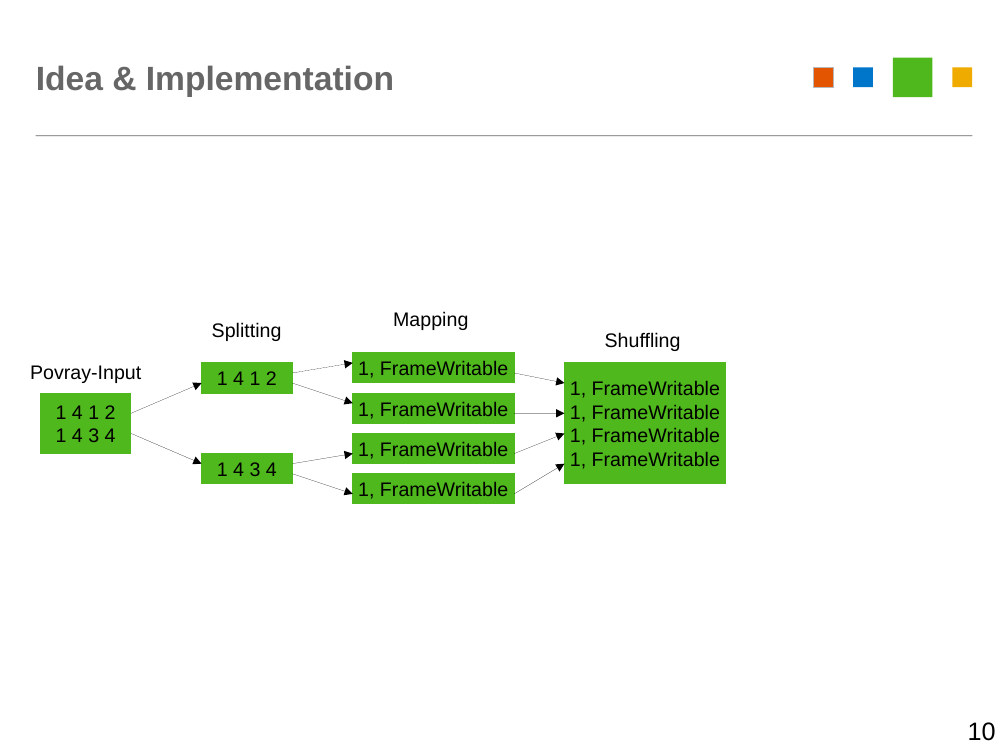
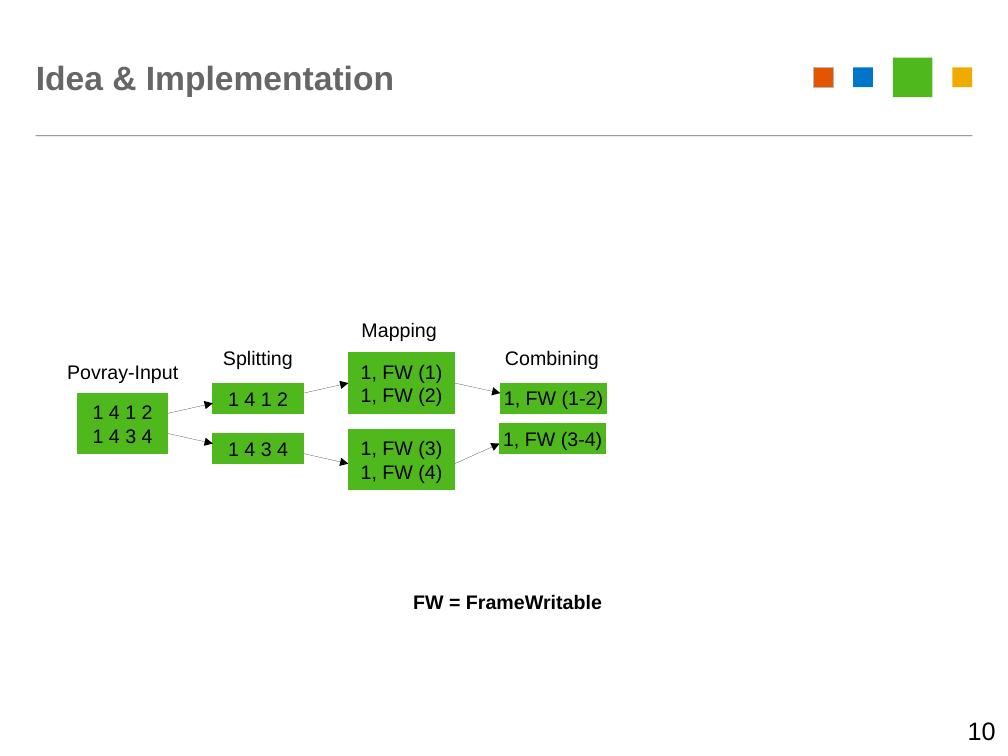
Before and after one commit to YarnSeemannsgarn/University_Innsbruck-Advanced_Distributed_and_Parallel_Systems-Homework_8, a slide deck: slide 10 of docs/presentation/map-reduce-povray.odp. Drawn at 1008x756 pixels with LibreOffice and Linux fonts; fonts in the diff are those of the drawing. Boxes give left, top, right and bottom in pixels: in the first picture for what was removed or moved away, otherwise in the second. Text is boxed around its words. In the diff, an @@ line names an element or a change of style, - is before the commit and + after.

```diff
--- a/docs/presentation/map-reduce-povray.odp
+++ b/docs/presentation/map-reduce-povray.odp
@@ text "Mapping": place and size @@
-text "Mapping" at (393,311,468,330)
+text "Mapping" at (361,322,436,341)
@@ text "Mapping" at (361,322,436,341): alignment left to centre @@
@@ text "Povray-Input": place and size @@
-text "Povray-Input" at (30,365,141,383)
+text "Povray-Input" at (67,365,178,383)
@@ text "Splitting": place and size @@
-text "Splitting" at (212,322,282,341)
+text "Splitting" at (223,350,293,369)
@@ rectangle added at (349,353,456,413), fill #4FB81C, outline #4FB81C 0 pt, 14 pt, text #000000 @@
+1, FW (1)
+1, FW (2)
@@ rectangle removed at (353,353,514,383) @@
-1, FrameWritable
@@ text added at (505,350,599,369), 14 pt, text #000000 @@
+Combining
@@ text removed at (605,332,681,351) @@
-Shuffling
@@ rectangle "1 4 1 2": place and size @@
-rectangle "1 4 1 2" at (202,363,292,393)
+rectangle "1 4 1 2" at (213,383,303,413)
@@ arrow removed from (292, 383) to (353, 403) @@
@@ arrow moved from (292, 373) - (353, 363) to (303, 393) - (349, 383) @@
@@ arrow moved from (514, 373) - (564, 383) to (455, 383) - (500, 393) @@
@@ rectangle added at (500,383,607,413), fill #4FB81C, outline #4FB81C 0 pt, 14 pt, text #000000 @@
+1, FW (1-2)
@@ rectangle removed at (564,363,726,484) @@
-1, FrameWritable
-1, FrameWritable
-1, FrameWritable
-1, FrameWritable
@@ rectangle "1 4 1 2": place and size @@
-rectangle "1 4 1 2" at (40,393,131,454)
+rectangle "1 4 1 2" at (78,393,168,454)
@@ arrow moved from (131, 413) - (202, 383) to (168, 413) - (213, 403) @@
@@ rectangle removed at (353,393,514,423) @@
-1, FrameWritable
@@ arrow removed from (514, 413) to (564, 413) @@
@@ arrow moved from (131, 433) - (202, 464) to (168, 433) - (213, 444) @@
@@ rectangle "1 4 3 4": place and size @@
-rectangle "1 4 3 4" at (202,454,292,484)
+rectangle "1 4 3 4" at (213,433,303,464)
@@ rectangle added at (349,429,456,490), fill #4FB81C, outline #4FB81C 0 pt, 14 pt, text #000000 @@
+1, FW (3)
+1, FW (4)
@@ rectangle removed at (353,433,514,464) @@
-1, FrameWritable
@@ arrow moved from (514, 454) - (564, 433) to (455, 464) - (500, 444) @@
@@ rectangle added at (500,423,607,454), fill #4FB81C, outline #4FB81C 0 pt, 14 pt, text #000000 @@
+1, FW (3-4)
@@ arrow removed from (292, 474) to (353, 494) @@
@@ arrow moved from (292, 464) - (353, 454) to (303, 454) - (349, 464) @@
@@ rectangle removed at (353,474,514,504) @@
-1, FrameWritable
@@ arrow removed from (514, 494) to (564, 464) @@
@@ text added at (413,594,602,610), 14 pt, text #000000, bold @@
+FW = FrameWritable
```
Also in this commit, not shown: 4 other slides changed, 1 slide added, 1 other file.
